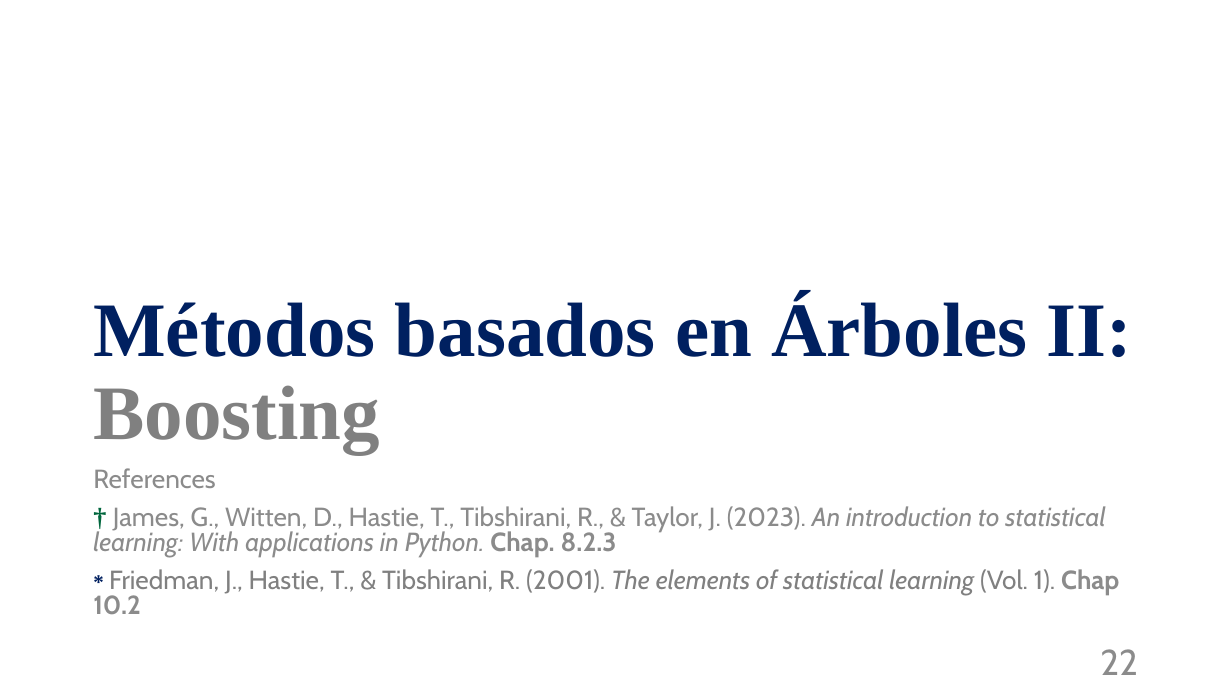
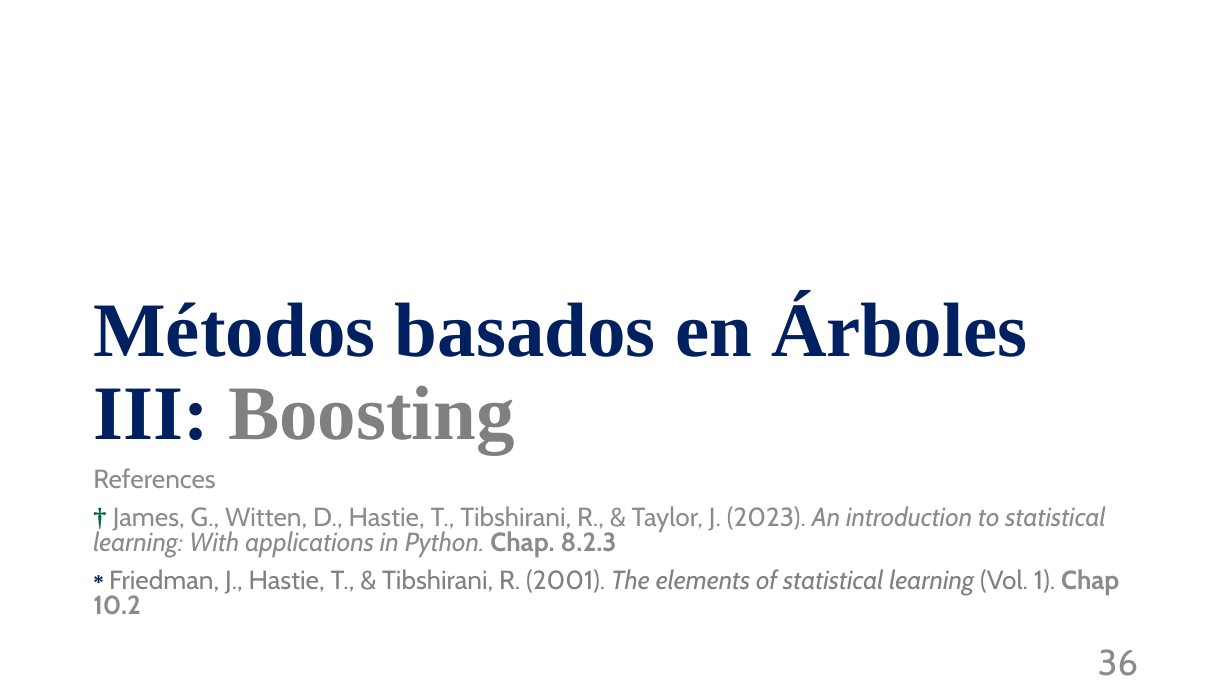
Before and after one commit to mnromero/BigData_UBA_2025_S2, a slide deck: slide 36 of Clase 08 CART y Metodos de Ensamble/C08_P2_Metodos de Ensamble.pptx (slide 22 before the commit). Drawn at 1232x693 pixels with LibreOffice and Linux fonts; fonts in the diff are those of the drawing. Boxes give left, top, right and bottom in pixels: in the first picture for what was removed or moved away, otherwise in the second. Text is boxed around its words. In the diff, an @@ line names an element or a change of style, - is before the commit and + after.

```diff
--- a/Clase 08 CART y Metodos de Ensamble/C08_P2_Metodos de Ensamble.pptx
+++ b/Clase 08 CART y Metodos de Ensamble/C08_P2_Metodos de Ensamble.pptx
@@ title at box(93, 296, 1027, 454): text changed @@
-Métodos basados en Árboles II: Boosting
+Métodos basados en Árboles III: Boosting
@@ page number at box(1098, 649, 1138, 676): text changed @@
-22
+36
```
Also in this commit, not shown: 2 other slides changed, 1 slide added.
